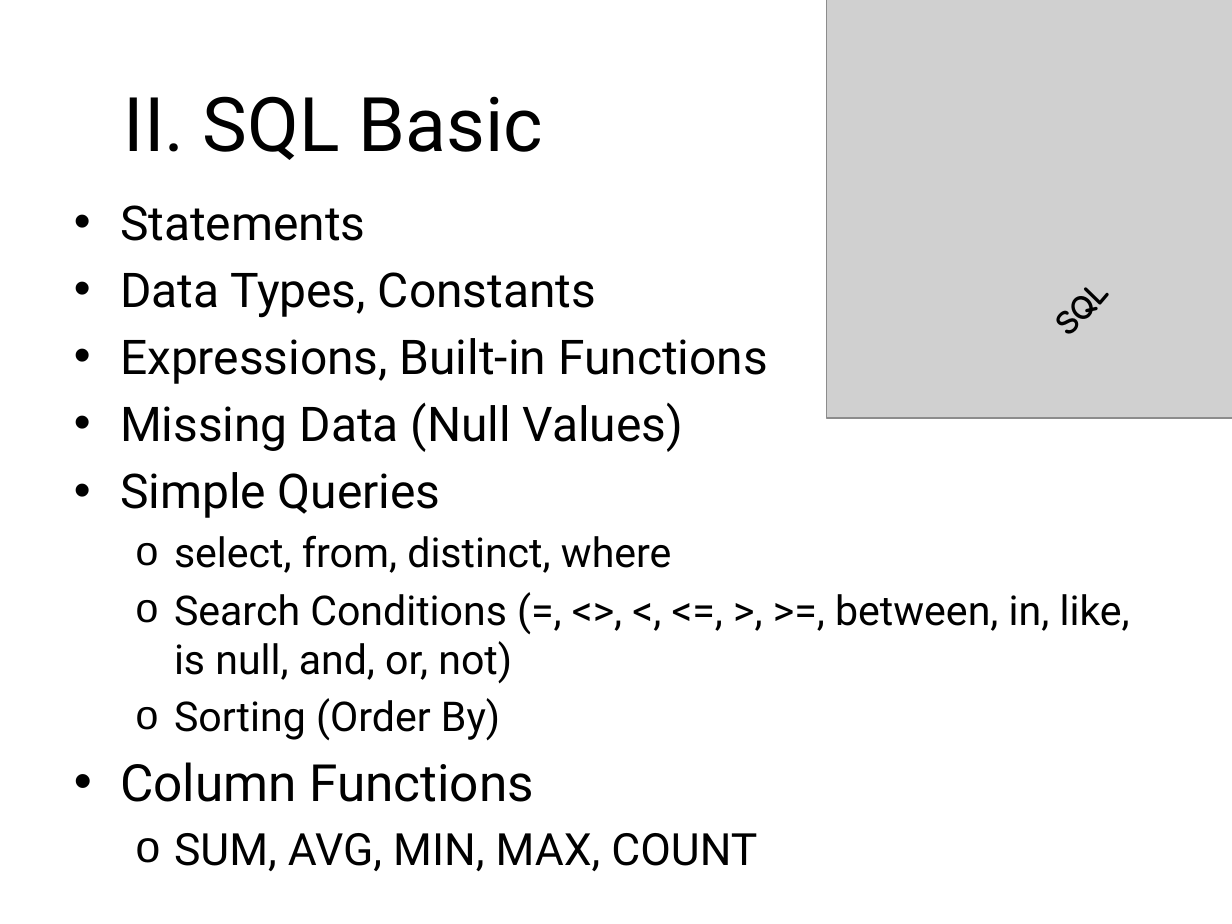
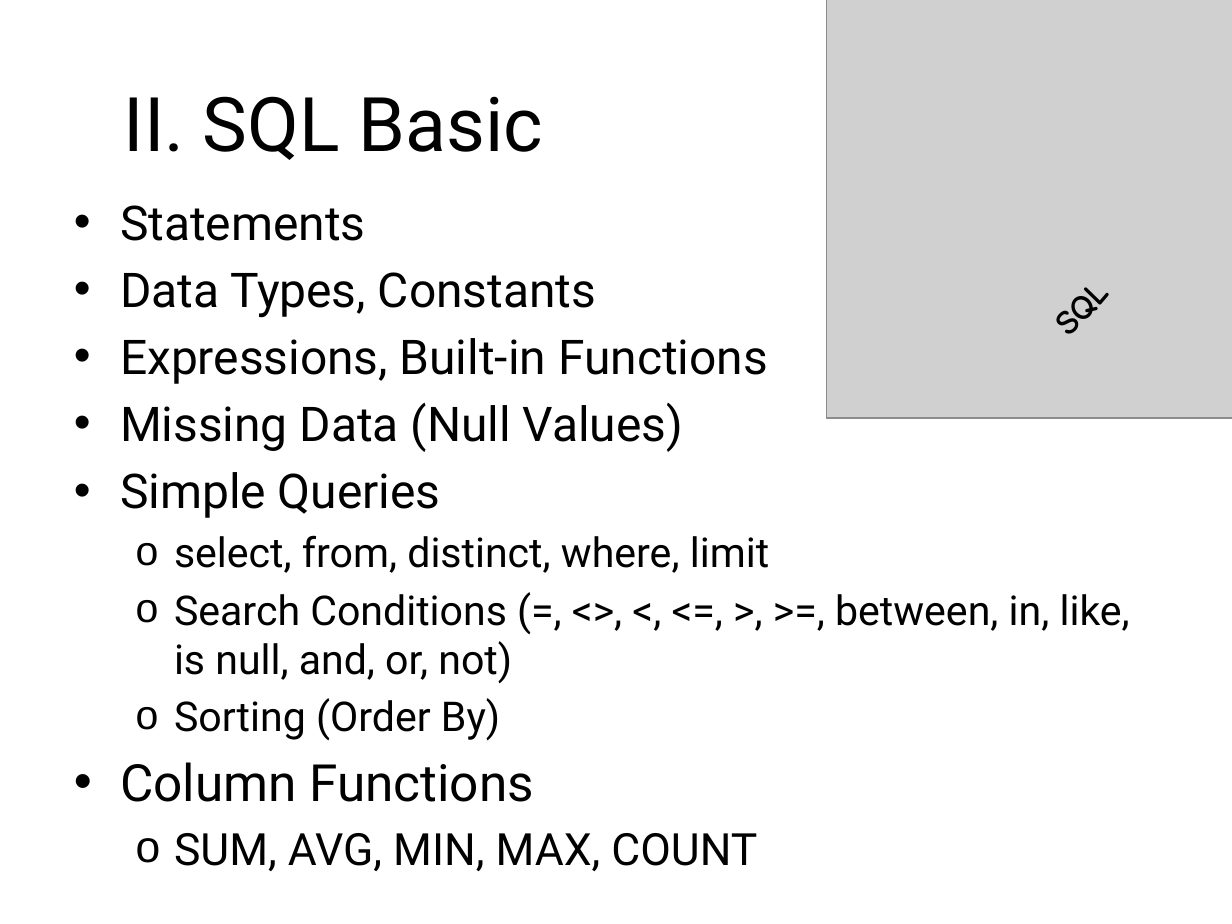
Before and after one commit to sonvq/sqltraining, a slide deck: slide 8 of QS_Training_SQL_Overview.pptx. Drawn at 1232x924 pixels with LibreOffice and Linux fonts; fonts in the diff are those of the drawing; grey boxes stand for pictures; background and template pictures are left out. Boxes give left, top, right and bottom in pixels: in the first picture for what was removed or moved away, otherwise in the second. Text is boxed around its words. In the diff, an @@ line names an element or a change of style, - is before the commit and + after.

```diff
--- a/QS_Training_SQL_Overview.pptx
+++ b/QS_Training_SQL_Overview.pptx
@@ text at bbox=[174, 535, 769, 573]: text changed @@
-  o select, from, distinct, where
+  o select, from, distinct, where, limit
```
Also in this commit, not shown: 4 other slides changed, 2 slides added, 2 slides removed, 1 other file.
